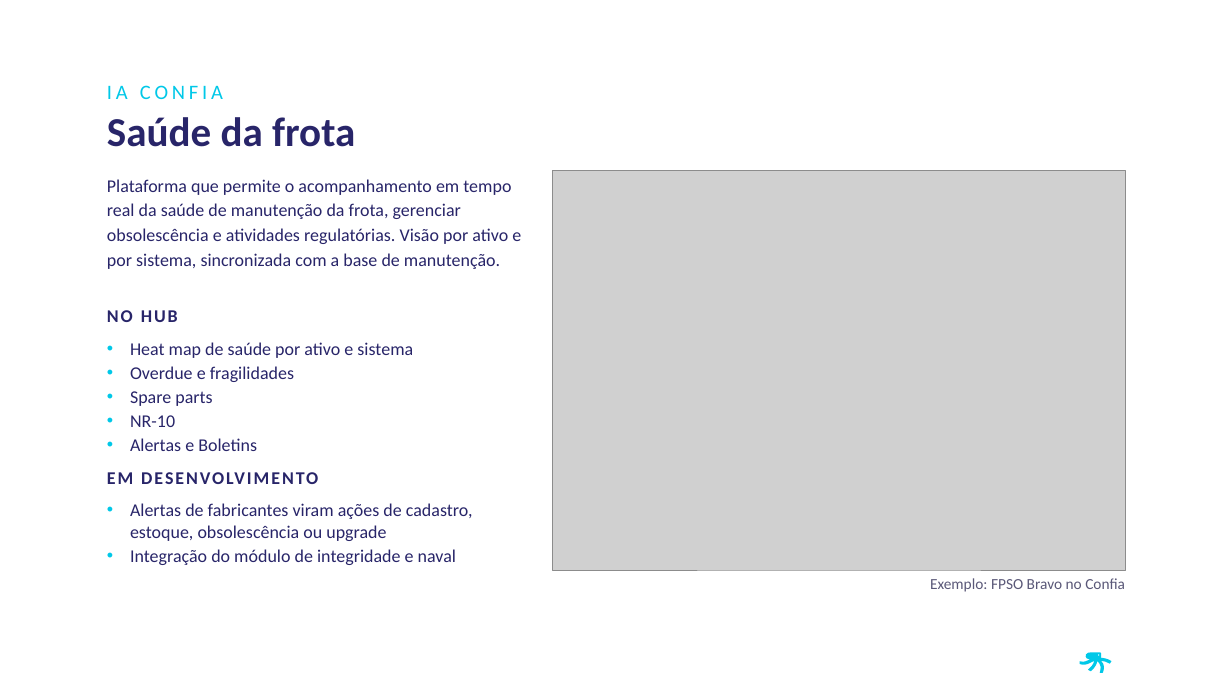
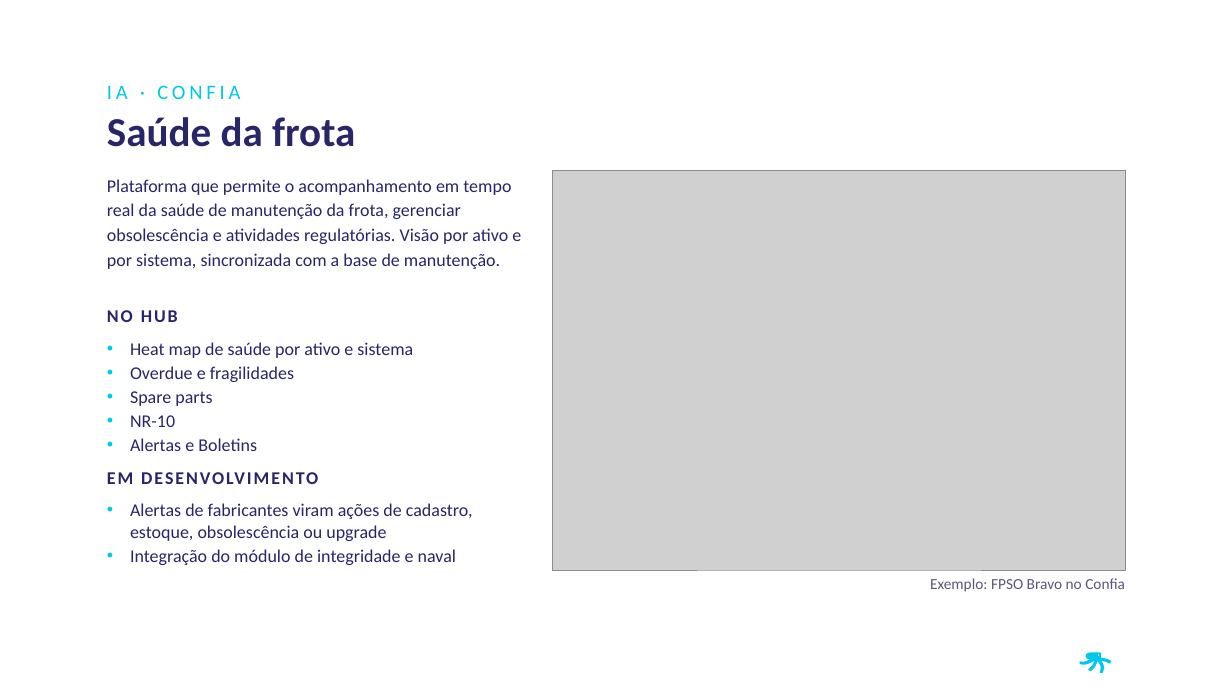
Before and after one commit to LucasRibaas/Planejamento, a slide deck: slide 9 of Investor_Day_PRIO_2026.pptx (slide 3 before the commit). Drawn at 1232x693 pixels with LibreOffice and Linux fonts; fonts in the diff are those of the drawing; grey boxes stand for pictures; background and template pictures are left out. Boxes give left, top, right and bottom in pixels: in the first picture for what was removed or moved away, otherwise in the second. Text is boxed around its words. In the diff, an @@ line names an element or a change of style, - is before the commit and + after.

```diff
--- a/Investor_Day_PRIO_2026.pptx
+++ b/Investor_Day_PRIO_2026.pptx
@@ text at <box>107,85,240,99</box>: text changed @@
-IA CONFIA
+IA · CONFIA
```
Also in this commit, not shown: 6 other slides changed, 3 slides added, 3 slides removed.
